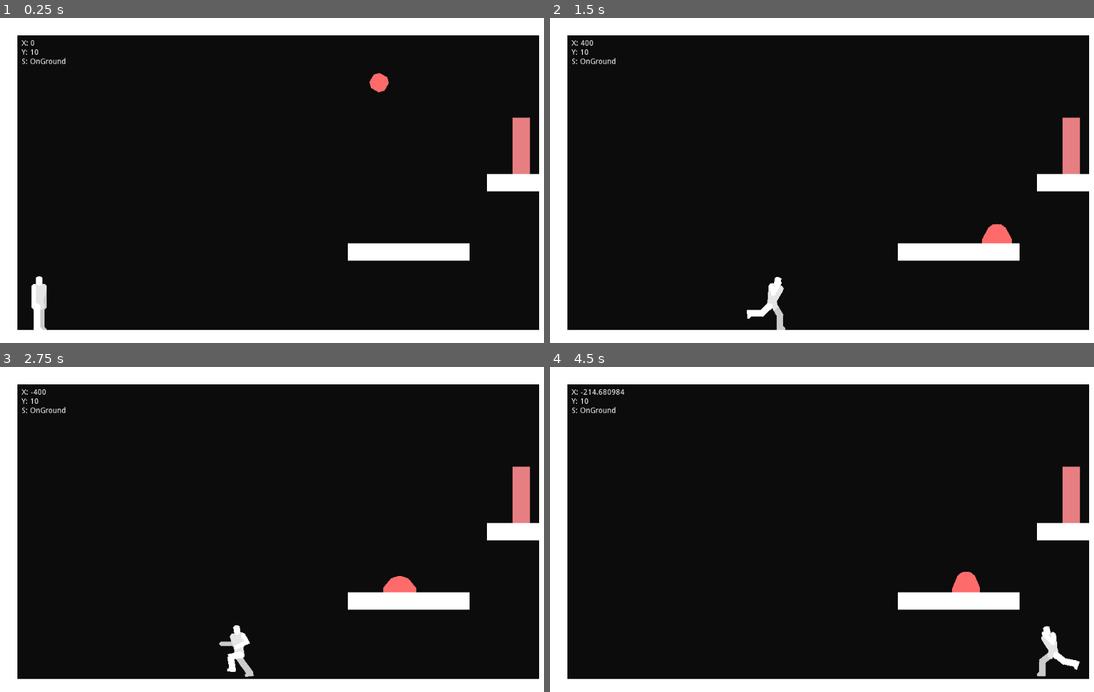
Above: before the commit, frames 1-4 (two rows, left to right).
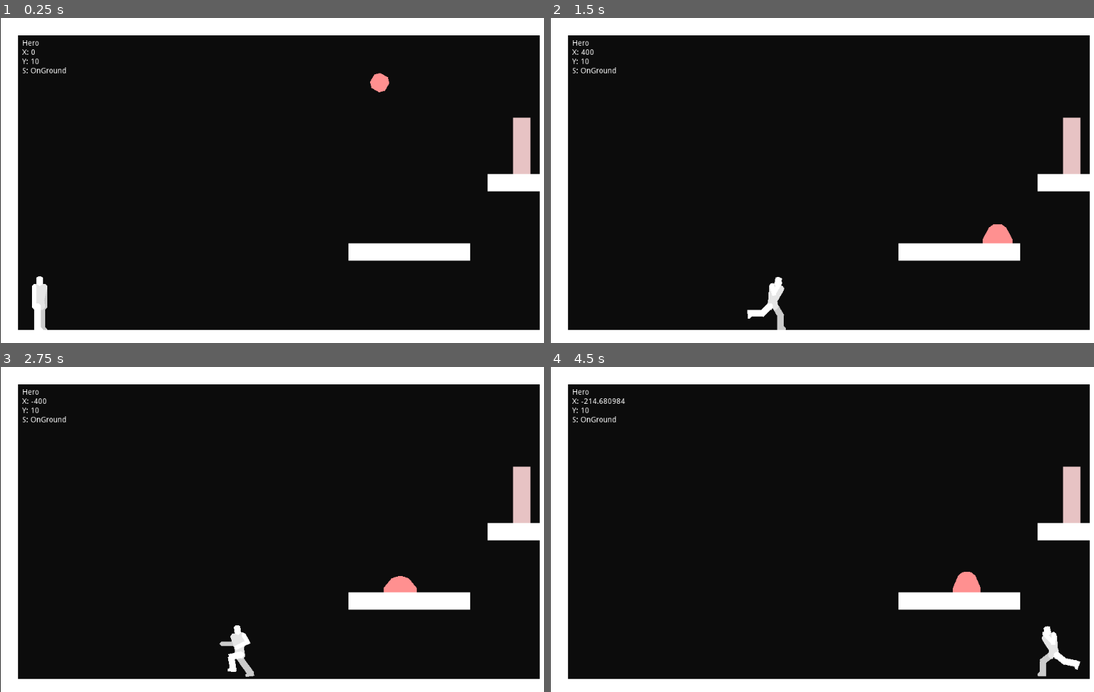
Above: after the commit, the same moments.

Repository: DarknessCatt/Lost-Soul
Game: Godot game, scene res://Maps/Debug_Map/Debug_Map.tscn
The game is run twice, just before and just after one commit, with the same random seed, the same clock (stepped at 60 frames per second) and the same inputs. This scene is started directly instead of the project's main scene.
Inputs:
- Up to frame 1 (0.25 s): no input
- Up to frame 2 (1.5 s): hold C (hero_attack) 0.53-1.28 s; hold Right (hero_right) from 0.53 s (still down); tap Z (hero_jump) at 0.77 s; tap D (hero_heart) at 1.35 s
- Up to frame 3 (2.75 s): tap Z (hero_jump) at 1.52 s; release Right (hero_right) at 2.03 s; hold Left (hero_left) from 2.03 s (still down); hold C (hero_attack) from 2.03 s (still down)
- Up to frame 4 (4.5 s): release Left (hero_left) at 2.78 s; release C (hero_attack) at 2.78 s; hold Right (hero_right) 2.78-4.28 s; tap D (hero_heart) at 2.85, 4.35 s; tap Z (hero_jump) at 3.02, 3.77 s; hold C (hero_attack) 3.53-4.28 s; hold Left (hero_left) from 4.28 s (still down)

The runs differ from the first frame. In frame 1, 1.4% of the frame differs, in the area x 0-100%, y 0-100%; in frame 2, 1.6%; in frame 3, 1.6%; in frame 4, 1.7%.

Commit message:
Testing Wanderer Finished

Diff:
--- a/Lost_Soul/Classes/FSM.gd
+++ b/Lost_Soul/Classes/FSM.gd
@@ -4,7 +4,6 @@
 
 #FSM
 onready var cur_state : Node
-export(bool) var on_cutscene : bool = false
 
 ##Functions
 func _input(event):
--- /dev/null
+++ b/Lost_Soul/Entities/Enemies/Wandering_Enemies/Test_Wanderer/States/Dead.gd
@@ -0,0 +1,35 @@
+extends State
+
+#State info
+export(String) var state_anim : String = "Dead"
+
+#Movement info
+const NORMAL : Vector2 = Vector2(0, -1)
+export(float) var FRICTION : float = 0.7
+export(int) var GRAVITY : int = 3500
+export(int) var MAX_GRAV : int = 2000
+
+#Functions
+func enter(_Player : KinematicBody2D) -> void:
+	_Player.change_animation(state_anim)
+
+func update(_Player: KinematicBody2D, _delta : float) -> void:
+	var spdx : float = _Player.speed.x
+
+	if _Player.is_on_floor():
+		spdx *= FRICTION
+
+	if abs(spdx) < 10: spdx = 0
+
+	_Player.speed.x = spdx
+
+	_Player.speed.y += GRAVITY*_delta
+	if _Player.speed.y > MAX_GRAV: _Player.speed.y = MAX_GRAV
+
+	_Player.move_and_slide(_Player.speed, NORMAL)
+
+	if _Player.is_on_wall():
+		_Player.speed.x *= -FRICTION
+
+	if _Player.is_on_ceiling():
+		_Player.speed.y = 0
--- /dev/null
+++ b/Lost_Soul/Entities/Enemies/Wandering_Enemies/Test_Wanderer/States/Knockback.gd
@@ -0,0 +1,45 @@
+extends State
+
+#State info
+export(String) var state_anim : String = "Falling"
+
+#Movement info
+const NORMAL : Vector2 = Vector2(0, -1)
+export(float) var FRICTION : float = 0.7
+export(int) var GRAVITY : int = 3500
+export(int) var MAX_GRAV : int = 2000
+
+#Functions
+func enter(_Player : KinematicBody2D) -> void:
+	_Player.change_animation(state_anim)
+
+func update(_Player: KinematicBody2D, _delta : float) -> void:
+	var spdx : float = _Player.speed.x
+
+	if _Player.is_on_floor():
+		spdx *= FRICTION
+
+	if abs(spdx) < 10: spdx = 0
+
+	if sign(spdx) != sign(_Player.speed.x):
+		match sign(spdx):
+			-1.0:
+				_Player.body.scale.x = -1
+			1.0:
+				_Player.body.scale.x = 1
+
+	_Player.speed.x = spdx
+
+	_Player.speed.y += GRAVITY*_delta
+	if _Player.speed.y > MAX_GRAV: _Player.speed.y = MAX_GRAV
+
+	_Player.move_and_slide(_Player.speed, NORMAL)
+
+	if _Player.is_on_wall():
+		_Player.speed.x *= -FRICTION
+
+	if _Player.is_on_ceiling():
+		_Player.speed.y = 0
+
+	if _Player.is_on_floor() and spdx == 0:
+		_Player._change_state($"../Walking")
--- a/Lost_Soul/Entities/Enemies/Wandering_Enemies/Test_Wanderer/Test_Wanderer.gd
+++ b/Lost_Soul/Entities/Enemies/Wandering_Enemies/Test_Wanderer/Test_Wanderer.gd
@@ -1,8 +1,19 @@
 extends Base_Wanderer
 
-var invencible = false
+#Attributes
+export(int) var max_health = 15
+var health = max_health
+
+const invencible = false
 
 func _hit(_damage : int, force : int, direction : Vector2):
-	#invencible = true
 	self.speed = direction.normalized()*force
-	#$Animation.play("Hit")
+	$Misc_Animations.play("hit")
+
+	health -= _damage
+
+	if health > 0:
+		self._change_state($States/Knockback)
+
+	else:
+		self._change_state($States/Dead)
--- a/Lost_Soul/Entities/Enemies/Wandering_Enemies/Test_Wanderer/Test_Wanderer.tscn
+++ b/Lost_Soul/Entities/Enemies/Wandering_Enemies/Test_Wanderer/Test_Wanderer.tscn
@@ -1,10 +1,64 @@
-[gd_scene load_steps=9 format=2]
+[gd_scene load_steps=15 format=2]
 
 [ext_resource path="res://Entities/Enemies/Wandering_Enemies/Base_Wanderer/Base_Wanderer.tscn" type="PackedScene" id=1]
 [ext_resource path="res://Entities/Enemies/Wandering_Enemies/Test_Wanderer/Test_Wanderer.gd" type="Script" id=2]
 [ext_resource path="res://Entities/Combat/Hurtbox/Hurtbox.tscn" type="PackedScene" id=3]
-
-[sub_resource type="Animation" id=1]
+[ext_resource path="res://Entities/Enemies/Wandering_Enemies/Test_Wanderer/States/Knockback.gd" type="Script" id=4]
+[ext_resource path="res://Entities/Enemies/Wandering_Enemies/Test_Wanderer/States/Dead.gd" type="Script" id=5]
+[ext_resource path="res://Entities/Combat/Hitbox/Hitbox.tscn" type="PackedScene" id=6]
+
+[sub_resource type="Animation" id=9]
+resource_name = "Dead"
+tracks/0/type = "value"
+tracks/0/path = NodePath("Body/Hurtbox:monitoring")
+tracks/0/interp = 1
+tracks/0/loop_wrap = true
+tracks/0/imported = false
+tracks/0/enabled = true
+tracks/0/keys = {
+"times": PoolRealArray( 0, 0.01 ),
+"transitions": PoolRealArray( 1, 1 ),
+"update": 1,
+"values": [ true, false ]
+}
+tracks/1/type = "value"
+tracks/1/path = NodePath("Body/Body:color")
+tracks/1/interp = 1
+tracks/1/loop_wrap = true
+tracks/1/imported = false
+tracks/1/enabled = true
+tracks/1/keys = {
+"times": PoolRealArray( 0.2, 1 ),
+"transitions": PoolRealArray( 1, 1 ),
+"update": 0,
+"values": [ Color( 1, 0.568627, 0.568627, 1 ), Color( 0.67, 0.6365, 0.6365, 0.545098 ) ]
+}
+tracks/2/type = "value"
+tracks/2/path = NodePath("Body/Body:polygon")
+tracks/2/interp = 2
+tracks/2/loop_wrap = true
+tracks/2/imported = false
+tracks/2/enabled = true
+tracks/2/keys = {
+"times": PoolRealArray( 0, 0.2, 0.5, 0.7, 1 ),
+"transitions": PoolRealArray( 1, 1, 1, 1, 1 ),
+"update": 0,
+"values": [ PoolVector2Array( -16, -24, -8, -26, 0, -28, 8, -26, 16, -24, 32, -8, 32, 0, -32, 0, -32, -8 ), PoolVector2Array( -16, -24, -8, -26, 0, -28, 8, -26, 16, -24, 32, -8, 32, 0, -32, 0, -32, -8 ), PoolVector2Array( -24, -32, -8, -40, 0, -40, 8, -40, 24, -32, 32, -8, 32, 0, -32, 0, -32, -8 ), PoolVector2Array( -24, -32, -8, -40, 0, -40, 8, -40, 24, -32, 32, -8, 32, 0, -32, 0, -32, -8 ), PoolVector2Array( -24, -13.3333, -8, -18, 0, -18.6667, 8, -18, 24, -13.3333, 30.6667, -4, 32, 0, -32, 0, -30.6667, -4 ) ]
+}
+tracks/3/type = "value"
+tracks/3/path = NodePath("Body/Body:rotation_degrees")
+tracks/3/interp = 1
+tracks/3/loop_wrap = true
+tracks/3/imported = false
+tracks/3/enabled = true
+tracks/3/keys = {
+"times": PoolRealArray( 0 ),
+"transitions": PoolRealArray( 1 ),
+"update": 0,
+"values": [ 0.0 ]
+}
+
+[sub_resource type="Animation" id=6]
 resource_name = "Falling"
 length = 0.2
 tracks/0/type = "value"
@@ -66,10 +120,31 @@
 "values": [ 0.0 ]
 }
 
+[sub_resource type="Animation" id=8]
+resource_name = "hit"
+length = 0.15
+step = 0.05
+tracks/0/type = "value"
+tracks/0/path = NodePath("Body/Body:color")
+tracks/0/interp = 1
+tracks/0/loop_wrap = true
+tracks/0/imported = false
+tracks/0/enabled = true
+tracks/0/keys = {
+"times": PoolRealArray( 0, 0.1, 0.15 ),
+"transitions": PoolRealArray( 1, 1, 1 ),
+"update": 0,
+"values": [ Color( 1, 0.33, 0.33, 1 ), Color( 1, 0, 0, 1 ), Color( 1, 0.568627, 0.568627, 1 ) ]
+}
+
 [sub_resource type="CapsuleShape2D" id=4]
 radius = 14.0
 height = 38.0
 
+[sub_resource type="CapsuleShape2D" id=10]
+radius = 12.8843
+height = 29.5408
+
 [sub_resource type="RectangleShape2D" id=5]
 extents = Vector2( 32, 8 )
 
@@ -77,10 +152,14 @@
 script = ExtResource( 2 )
 
 [node name="Body_Animations" parent="." index="0"]
-anims/Falling = SubResource( 1 )
-"anims/Falling Loop" = SubResource( 2 )
+anims/Dead = SubResource( 9 )
+anims/Falling = SubResource( 6 )
+"anims/Falling Loop" = SubResource( 7 )
 anims/Walking = SubResource( 3 )
 next/Falling = "Falling Loop"
+
+[node name="Misc_Animations" type="AnimationPlayer" parent="." index="1"]
+anims/hit = SubResource( 8 )
 
 [node name="Walking" parent="States" index="0"]
 path_checker_dist = 32
@@ -91,9 +170,21 @@
 GRAVITY = 2000
 MAX_GRAV = 1000
 
+[node name="Knockback" type="Node" parent="States" index="2"]
+script = ExtResource( 4 )
+FRICTION = 0.6
+GRAVITY = 2000
+MAX_GRAV = 1000
+
+[node name="Dead" type="Node" parent="States" index="3"]
+script = ExtResource( 5 )
+FRICTION = 0.5
+GRAVITY = 2000
+MAX_GRAV = 1000
+
 [node name="Body" type="Polygon2D" parent="Body" index="0"]
 position = Vector2( 0, -8 )
-color = Color( 1, 0.42, 0.42, 1 )
+color = Color( 1, 0.568627, 0.568627, 1 )
 offset = Vector2( 0, 16 )
 polygon = PoolVector2Array( -16, -24, -8, -26, 0, -28, 8, -26, 16, -24, 32, -8, 32, 0, -32, 0, -32, -8 )
 
@@ -107,7 +198,20 @@
 rotation = 1.5708
 shape = SubResource( 4 )
 
-[node name="Collision" type="CollisionShape2D" parent="." index="3"]
+[node name="Hitbox" parent="Body" index="2" instance=ExtResource( 6 )]
+position = Vector2( 0, -4.24618 )
+Body = NodePath("../Body")
+Id = 2
+Damage = 2
+Force = 500
+Direction = Vector2( 1, -1 )
+
+[node name="CollisionShape2D" type="CollisionShape2D" parent="Body/Hitbox" index="0"]
+rotation = 1.5708
+shape = SubResource( 10 )
+
+[node name="Collision" type="CollisionShape2D" parent="." index="4"]
+visible = false
 shape = SubResource( 5 )
 
 [node name="Path_Checker" parent="Perception" index="0"]
--- a/Lost_Soul/Entities/Hero/Hero.gd
+++ b/Lost_Soul/Entities/Hero/Hero.gd
@@ -5,7 +5,7 @@
 
 #Attributes
 var max_health : int = 100
-var health : int = 1 #max_health
+var health : int = max_health
 
 var max_crystal_heart : int = 0
 var crystal_heart : int = max_crystal_heart
--- a/Lost_Soul/Entities/Hero/Hero.tscn
+++ b/Lost_Soul/Entities/Hero/Hero.tscn
@@ -4443,11 +4443,10 @@
 [sub_resource type="CircleShape2D" id=27]
 radius = 36.0421
 
-[sub_resource type="CircleShape2D" id=28]
-radius = 15.2725
-
-[sub_resource type="CircleShape2D" id=29]
-radius = 13.5073
+[sub_resource type="CapsuleShape2D" id=34]
+
+[sub_resource type="CapsuleShape2D" id=35]
+height = 16.4528
 
 [sub_resource type="RectangleShape2D" id=30]
 extents = Vector2( 20, 45.1426 )
@@ -4785,24 +4784,28 @@
 "_edit_ik_": true
 }
 
+[node name="Hurtbox_Hip" parent="Body/Hip" instance=ExtResource( 9 )]
+position = Vector2( 1.90735e-06, 23.0254 )
+Id = 1
+Character = NodePath("../../..")
+hit_effect_dist = 15
+
+[node name="Lower" type="CollisionShape2D" parent="Body/Hip/Hurtbox_Hip"]
+shape = SubResource( 34 )
+
 [node name="Torso" type="Polygon2D" parent="Body/Hip"]
 color = Color( 0.9, 0.9, 0.9, 1 )
 offset = Vector2( 0, -16 )
 polygon = PoolVector2Array( -7.99883, 16.1367, 7.99883, 15.8633, 14, -8, 14, -12, 10, -16, -10, -16, -14, -12, -14, -8 )
 
-[node name="Hurtbox" parent="Body/Hip/Torso" instance=ExtResource( 9 )]
-visible = false
-position = Vector2( 1.90735e-06, -12 )
+[node name="Hurtbox_Torso" parent="Body/Hip/Torso" instance=ExtResource( 9 )]
+position = Vector2( 1.90735e-06, -14.0862 )
 Id = 1
 Character = NodePath("../../../..")
-
-[node name="Upper" type="CollisionShape2D" parent="Body/Hip/Torso/Hurtbox"]
-position = Vector2( 0, -6.11535 )
-shape = SubResource( 28 )
-
-[node name="Lower" type="CollisionShape2D" parent="Body/Hip/Torso/Hurtbox"]
-position = Vector2( 0, 20 )
-shape = SubResource( 29 )
+hit_effect_dist = 15
+
+[node name="Upper" type="CollisionShape2D" parent="Body/Hip/Torso/Hurtbox_Torso"]
+shape = SubResource( 35 )
 
 [node name="Head" type="Polygon2D" parent="Body/Hip/Torso"]
 position = Vector2( 0, -32 )
@@ -4931,6 +4934,7 @@
 color = Color( 0.976471, 0.376471, 0.376471, 1 )
 
 [node name="Body_Collision" type="CollisionShape2D" parent="."]
+visible = false
 position = Vector2( 0, 8 )
 shape = SubResource( 30 )
 __meta__ = {
--- a/Lost_Soul/Entities/Props/Sandbag/Sandbag.tscn
+++ b/Lost_Soul/Entities/Props/Sandbag/Sandbag.tscn
@@ -33,7 +33,7 @@
 script = ExtResource( 2 )
 
 [node name="Body" type="Polygon2D" parent="."]
-color = Color( 0.91, 0.5005, 0.51415, 1 )
+color = Color( 0.909804, 0.768627, 0.772549, 1 )
 polygon = PoolVector2Array( 16, -48, -16, -48, -16, 56, 16, 56 )
 
 [node name="Top" parent="Body" instance=ExtResource( 1 )]
--- a/Lost_Soul/Maps/Debug_Map/Debug_Map.gd
+++ b/Lost_Soul/Maps/Debug_Map/Debug_Map.gd
@@ -1,4 +1,7 @@
 extends Node2D
 
+export(NodePath) var status : NodePath
+onready var status_node : Node = get_node(status)
+
 func _process(_delta):
-	$Info.set_text("X: " + str($Hero.speed.x) + "\nY: " + str($Hero.speed.y) + "\nS: " + str($Hero.cur_state.name))
+	$Info.set_text(str(status_node.name) + "\nX: " + str(status_node.speed.x) + "\nY: " + str(status_node.speed.y) + "\nS: " + str(status_node.cur_state.name))
--- a/Lost_Soul/Maps/Debug_Map/Debug_Map.tscn
+++ b/Lost_Soul/Maps/Debug_Map/Debug_Map.tscn
@@ -7,7 +7,9 @@
 [ext_resource path="res://Entities/Enemies/Wandering_Enemies/Test_Wanderer/Test_Wanderer.tscn" type="PackedScene" id=5]
 
 [node name="Debug_Map" type="Node2D"]
+position = Vector2( 1, 0 )
 script = ExtResource( 4 )
+status = NodePath("Hero")
 
 [node name="Sandbag" parent="." instance=ExtResource( 3 )]
 position = Vector2( 958.795, 224.122 )
--- a/Lost_Soul/project.godot
+++ b/Lost_Soul/project.godot
@@ -12,7 +12,7 @@
 "base": "FSM",
 "class": "Base_Wanderer",
 "language": "GDScript",
-"path": "res://Entities/Enemies/Wandering_Enemies/Base_Wanderer/Base_Wanderer.gd"
+"path": "res://Entities/Enemies/Wandering_Enemies/Base_Wanderer.gd"
 }, {
 "base": "KinematicBody2D",
 "class": "FSM",
Renamed: Lost_Soul/Entities/Enemies/Wandering_Enemies/Base_Wanderer/Base_Wanderer.gd -> Lost_Soul/Entities/Enemies/Wandering_Enemies/Base_Wanderer.gd
Not shown: 1 places in Lost_Soul/Entities/Enemies/Wandering_Enemies/Test_Wanderer/Test_Wanderer.tscn that only renumber resources
